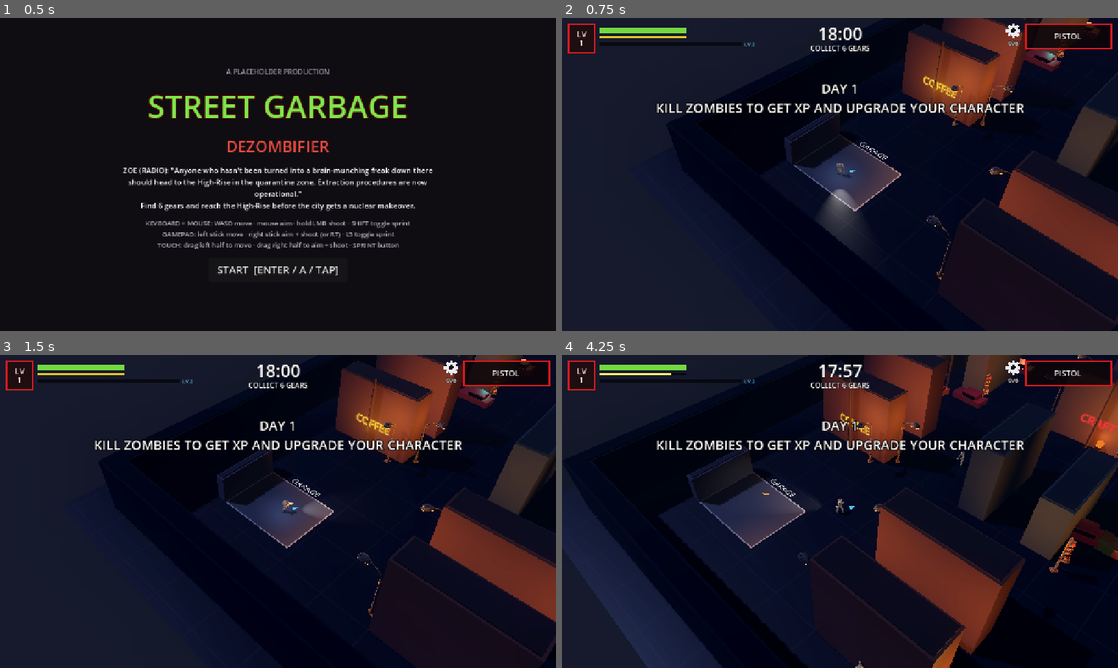
Above: before the commit, frames 1-4 (two rows, left to right).
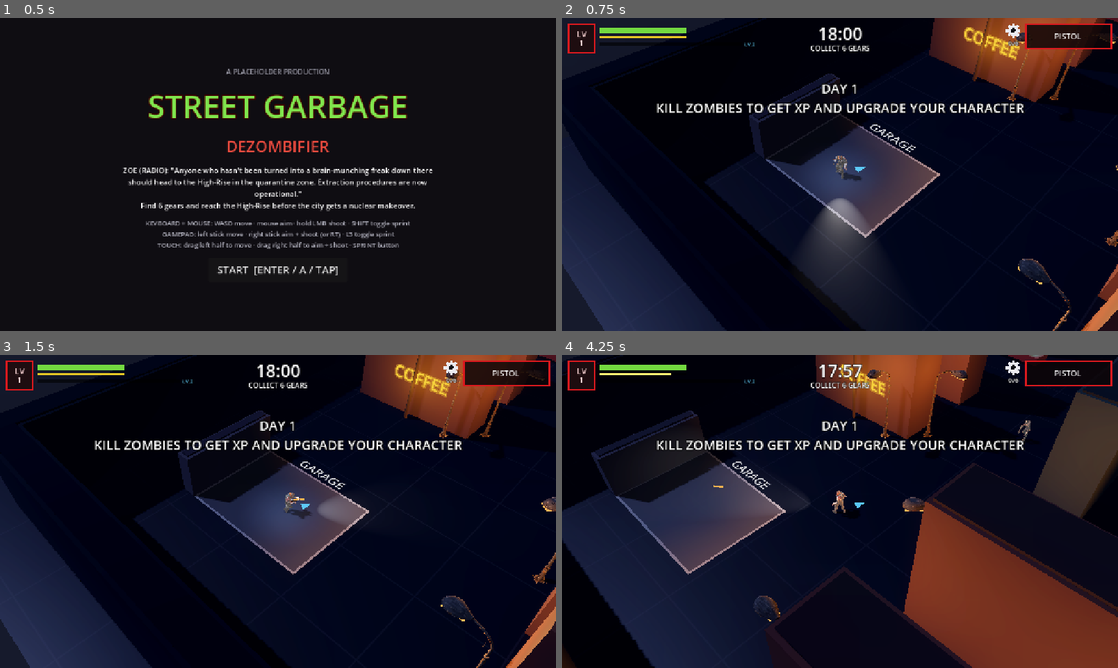
Above: after the commit, the same moments.

Repository: dave-frazzetto/street-garbage-4
Game: Godot game, scene res://core/game_flow.tscn
The game is run twice, just before and just after one commit, with the same random seed, the same clock (stepped at 60 frames per second) and the same inputs.
Inputs (mouse positions are in pixels of both pictures, inside the frame that each line leads up to):
- Up to frame 1 (0.5 s): no input
- Up to frame 2 (0.75 s): click "START [ENTER / A / TAP]" at 0.5 s
- Up to frame 3 (1.5 s): tap Enter (start_game) at 1.25 s; move the mouse to (400, 495) at 1.27 s; hold D (move_right) from 1.28 s (still down); hold R (perk_redraw) from 1.28 s (still down); click (400, 495) at 1.42 s
- Up to frame 4 (4.25 s): release D (move_right) at 2 s; release R (perk_redraw) at 2 s; drag from (728, 527) to (812, 574) at 2.02 s; move the mouse to (895, 442) at 2.77 s; hold D (move_right) 2.78-3.5 s; hold Shift (sprint_toggle) 2.78-3.5 s; drag from (812, 574) to (673, 464) at 3.52 s

Frame 1 is identical in both runs. In frame 2, 37% of the frame differs, in the area x 0-100%, y 0-100%; in frame 3, 37%; in frame 4, 48%.

Commit message:
all good

Diff:
--- a/data/config/director_default.tres
+++ b/data/config/director_default.tres
@@ -1,7 +1,7 @@
-[gd_resource type="Resource" script_class="DirectorConfig" format=3]
+[gd_resource type="Resource" script_class="DirectorConfig" format=3 uid="uid://b8hxorfpwgo5a"]
 
-[ext_resource type="Script" path="res://data/enemies/director_config.gd" id="1_1lrtp"]
-[ext_resource type="Script" path="res://data/enemies/spawn_entry.gd" id="2_y44u2"]
+[ext_resource type="Script" uid="uid://clmtw5tnpnmfj" path="res://data/enemies/director_config.gd" id="1_1lrtp"]
+[ext_resource type="Script" uid="uid://f8ta8cq6d1iw" path="res://data/enemies/spawn_entry.gd" id="2_y44u2"]
 [ext_resource type="Resource" path="res://data/enemies/walker.tres" id="3_b0767"]
 [ext_resource type="Resource" path="res://data/enemies/armoured.tres" id="4_e8652"]
 
--- a/data/perks/pool/auto_shotgun.tres
+++ b/data/perks/pool/auto_shotgun.tres
@@ -1,9 +1,9 @@
-[gd_resource type="Resource" script_class="Perk" format=3]
+[gd_resource type="Resource" script_class="Perk" format=3 uid="uid://dd2n4ishq8pno"]
 
-[ext_resource type="Script" path="res://data/perks/effects/perk_effect.gd" id="1_g13te"]
-[ext_resource type="Script" path="res://data/perks/effects/temp_weapon_effect.gd" id="2_sej15"]
+[ext_resource type="Script" uid="uid://c3d34w28glsf0" path="res://data/perks/effects/perk_effect.gd" id="1_g13te"]
+[ext_resource type="Script" uid="uid://bbibhei378752" path="res://data/perks/effects/temp_weapon_effect.gd" id="2_sej15"]
 [ext_resource type="Resource" path="res://data/weapons/auto_shotgun.tres" id="3_caibl"]
-[ext_resource type="Script" path="res://data/perks/perk.gd" id="4_xpvej"]
+[ext_resource type="Script" uid="uid://c8in12q80v2n0" path="res://data/perks/perk.gd" id="4_xpvej"]
 
 [sub_resource type="Resource" id="Resource_acbk8"]
 script = ExtResource("2_sej15")
--- a/data/perks/pool/blood_money.tres
+++ b/data/perks/pool/blood_money.tres
@@ -1,8 +1,8 @@
-[gd_resource type="Resource" script_class="Perk" format=3]
+[gd_resource type="Resource" script_class="Perk" format=3 uid="uid://hjvtul0yyvcj"]
 
-[ext_resource type="Script" path="res://data/perks/effects/perk_effect.gd" id="1_vx5fv"]
-[ext_resource type="Script" path="res://data/perks/effects/stat_modifier_effect.gd" id="2_w1w7y"]
-[ext_resource type="Script" path="res://data/perks/perk.gd" id="3_ihnk7"]
+[ext_resource type="Script" uid="uid://c3d34w28glsf0" path="res://data/perks/effects/perk_effect.gd" id="1_vx5fv"]
+[ext_resource type="Script" uid="uid://beiwny1wc3g8b" path="res://data/perks/effects/stat_modifier_effect.gd" id="2_w1w7y"]
+[ext_resource type="Script" uid="uid://c8in12q80v2n0" path="res://data/perks/perk.gd" id="3_ihnk7"]
 
 [sub_resource type="Resource" id="Resource_p73is"]
 script = ExtResource("2_w1w7y")
--- a/data/perks/pool/double_sprint.tres
+++ b/data/perks/pool/double_sprint.tres
@@ -1,8 +1,8 @@
-[gd_resource type="Resource" script_class="Perk" format=3]
+[gd_resource type="Resource" script_class="Perk" format=3 uid="uid://e84b1o5xopm5"]
 
-[ext_resource type="Script" path="res://data/perks/effects/perk_effect.gd" id="1_igm2t"]
-[ext_resource type="Script" path="res://data/perks/effects/stat_modifier_effect.gd" id="2_1flc4"]
-[ext_resource type="Script" path="res://data/perks/perk.gd" id="3_j4tt3"]
+[ext_resource type="Script" uid="uid://c3d34w28glsf0" path="res://data/perks/effects/perk_effect.gd" id="1_igm2t"]
+[ext_resource type="Script" uid="uid://beiwny1wc3g8b" path="res://data/perks/effects/stat_modifier_effect.gd" id="2_1flc4"]
+[ext_resource type="Script" uid="uid://c8in12q80v2n0" path="res://data/perks/perk.gd" id="3_j4tt3"]
 
 [sub_resource type="Resource" id="Resource_6n1ow"]
 script = ExtResource("2_1flc4")
--- a/data/perks/pool/explosive_rounds.tres
+++ b/data/perks/pool/explosive_rounds.tres
@@ -1,8 +1,8 @@
-[gd_resource type="Resource" script_class="Perk" format=3]
+[gd_resource type="Resource" script_class="Perk" format=3 uid="uid://cdxuv1kos6rm0"]
 
-[ext_resource type="Script" path="res://data/perks/effects/perk_effect.gd" id="1_1qaiq"]
-[ext_resource type="Script" path="res://data/perks/effects/stat_modifier_effect.gd" id="2_tuow8"]
-[ext_resource type="Script" path="res://data/perks/perk.gd" id="3_3h8h1"]
+[ext_resource type="Script" uid="uid://c3d34w28glsf0" path="res://data/perks/effects/perk_effect.gd" id="1_1qaiq"]
+[ext_resource type="Script" uid="uid://beiwny1wc3g8b" path="res://data/perks/effects/stat_modifier_effect.gd" id="2_tuow8"]
+[ext_resource type="Script" uid="uid://c8in12q80v2n0" path="res://data/perks/perk.gd" id="3_3h8h1"]
 
 [sub_resource type="Resource" id="Resource_kiq1a"]
 script = ExtResource("2_tuow8")
--- a/data/perks/pool/fleet_foot.tres
+++ b/data/perks/pool/fleet_foot.tres
@@ -1,8 +1,8 @@
-[gd_resource type="Resource" script_class="Perk" format=3]
+[gd_resource type="Resource" script_class="Perk" format=3 uid="uid://dfhky36sud5t"]
 
-[ext_resource type="Script" path="res://data/perks/effects/perk_effect.gd" id="1_lfoym"]
-[ext_resource type="Script" path="res://data/perks/effects/stat_modifier_effect.gd" id="2_74f74"]
-[ext_resource type="Script" path="res://data/perks/perk.gd" id="3_u40hj"]
+[ext_resource type="Script" uid="uid://c3d34w28glsf0" path="res://data/perks/effects/perk_effect.gd" id="1_lfoym"]
+[ext_resource type="Script" uid="uid://beiwny1wc3g8b" path="res://data/perks/effects/stat_modifier_effect.gd" id="2_74f74"]
+[ext_resource type="Script" uid="uid://c8in12q80v2n0" path="res://data/perks/perk.gd" id="3_u40hj"]
 
 [sub_resource type="Resource" id="Resource_flru0"]
 script = ExtResource("2_74f74")
--- a/data/perks/pool/gear.tres
+++ b/data/perks/pool/gear.tres
@@ -1,8 +1,8 @@
-[gd_resource type="Resource" script_class="Perk" format=3]
+[gd_resource type="Resource" script_class="Perk" format=3 uid="uid://djootnnbxctjr"]
 
-[ext_resource type="Script" path="res://data/perks/effects/perk_effect.gd" id="1_ibhh4"]
-[ext_resource type="Script" path="res://data/perks/effects/grant_gear_effect.gd" id="2_3uet4"]
-[ext_resource type="Script" path="res://data/perks/perk.gd" id="3_gudjk"]
+[ext_resource type="Script" uid="uid://c3d34w28glsf0" path="res://data/perks/effects/perk_effect.gd" id="1_ibhh4"]
+[ext_resource type="Script" uid="uid://c4ok0cn0cb1if" path="res://data/perks/effects/grant_gear_effect.gd" id="2_3uet4"]
+[ext_resource type="Script" uid="uid://c8in12q80v2n0" path="res://data/perks/perk.gd" id="3_gudjk"]
 
 [sub_resource type="Resource" id="Resource_vbtav"]
 script = ExtResource("2_3uet4")
--- a/data/perks/pool/glass_cannon.tres
+++ b/data/perks/pool/glass_cannon.tres
@@ -1,8 +1,8 @@
-[gd_resource type="Resource" script_class="Perk" format=3]
+[gd_resource type="Resource" script_class="Perk" format=3 uid="uid://cd542putvmrkh"]
 
-[ext_resource type="Script" path="res://data/perks/effects/perk_effect.gd" id="1_6pdd8"]
-[ext_resource type="Script" path="res://data/perks/effects/stat_modifier_effect.gd" id="2_kq6fm"]
-[ext_resource type="Script" path="res://data/perks/perk.gd" id="3_slwhu"]
+[ext_resource type="Script" uid="uid://c3d34w28glsf0" path="res://data/perks/effects/perk_effect.gd" id="1_6pdd8"]
+[ext_resource type="Script" uid="uid://beiwny1wc3g8b" path="res://data/perks/effects/stat_modifier_effect.gd" id="2_kq6fm"]
+[ext_resource type="Script" uid="uid://c8in12q80v2n0" path="res://data/perks/perk.gd" id="3_slwhu"]
 
 [sub_resource type="Resource" id="Resource_84jml"]
 script = ExtResource("2_kq6fm")
--- a/data/perks/pool/health_gains.tres
+++ b/data/perks/pool/health_gains.tres
@@ -1,8 +1,8 @@
-[gd_resource type="Resource" script_class="Perk" format=3]
+[gd_resource type="Resource" script_class="Perk" format=3 uid="uid://dp68qug0xd6fj"]
 
-[ext_resource type="Script" path="res://data/perks/effects/perk_effect.gd" id="1_jol24"]
-[ext_resource type="Script" path="res://data/perks/effects/stat_modifier_effect.gd" id="2_t1lji"]
-[ext_resource type="Script" path="res://data/perks/perk.gd" id="3_th0fv"]
+[ext_resource type="Script" uid="uid://c3d34w28glsf0" path="res://data/perks/effects/perk_effect.gd" id="1_jol24"]
+[ext_resource type="Script" uid="uid://beiwny1wc3g8b" path="res://data/perks/effects/stat_modifier_effect.gd" id="2_t1lji"]
+[ext_resource type="Script" uid="uid://c8in12q80v2n0" path="res://data/perks/perk.gd" id="3_th0fv"]
 
 [sub_resource type="Resource" id="Resource_g4754"]
 script = ExtResource("2_t1lji")
--- a/data/perks/pool/heavy_machine_gun.tres
+++ b/data/perks/pool/heavy_machine_gun.tres
@@ -1,9 +1,9 @@
-[gd_resource type="Resource" script_class="Perk" format=3]
+[gd_resource type="Resource" script_class="Perk" format=3 uid="uid://b1g3nocss42x"]
 
-[ext_resource type="Script" path="res://data/perks/effects/perk_effect.gd" id="1_nmddw"]
-[ext_resource type="Script" path="res://data/perks/effects/temp_weapon_effect.gd" id="2_mq26u"]
+[ext_resource type="Script" uid="uid://c3d34w28glsf0" path="res://data/perks/effects/perk_effect.gd" id="1_nmddw"]
+[ext_resource type="Script" uid="uid://bbibhei378752" path="res://data/perks/effects/temp_weapon_effect.gd" id="2_mq26u"]
 [ext_resource type="Resource" path="res://data/weapons/heavy_machine_gun.tres" id="3_m0b0y"]
-[ext_resource type="Script" path="res://data/perks/perk.gd" id="4_70jlq"]
+[ext_resource type="Script" uid="uid://c8in12q80v2n0" path="res://data/perks/perk.gd" id="4_70jlq"]
 
 [sub_resource type="Resource" id="Resource_4auiv"]
 script = ExtResource("2_mq26u")
--- a/data/perks/pool/hollow_points.tres
+++ b/data/perks/pool/hollow_points.tres
@@ -1,8 +1,8 @@
-[gd_resource type="Resource" script_class="Perk" format=3]
+[gd_resource type="Resource" script_class="Perk" format=3 uid="uid://dqtjpxcg40681"]
 
-[ext_resource type="Script" path="res://data/perks/effects/perk_effect.gd" id="1_bxyro"]
-[ext_resource type="Script" path="res://data/perks/effects/stat_modifier_effect.gd" id="2_l34ao"]
-[ext_resource type="Script" path="res://data/perks/perk.gd" id="3_ce72v"]
+[ext_resource type="Script" uid="uid://c3d34w28glsf0" path="res://data/perks/effects/perk_effect.gd" id="1_bxyro"]
+[ext_resource type="Script" uid="uid://beiwny1wc3g8b" path="res://data/perks/effects/stat_modifier_effect.gd" id="2_l34ao"]
+[ext_resource type="Script" uid="uid://c8in12q80v2n0" path="res://data/perks/perk.gd" id="3_ce72v"]
 
 [sub_resource type="Resource" id="Resource_ww7g5"]
 script = ExtResource("2_l34ao")
--- a/data/perks/pool/long_barrel.tres
+++ b/data/perks/pool/long_barrel.tres
@@ -1,8 +1,8 @@
-[gd_resource type="Resource" script_class="Perk" format=3]
+[gd_resource type="Resource" script_class="Perk" format=3 uid="uid://u6is5uuqd7vr"]
 
-[ext_resource type="Script" path="res://data/perks/effects/perk_effect.gd" id="1_8ff2t"]
-[ext_resource type="Script" path="res://data/perks/effects/stat_modifier_effect.gd" id="2_1en8j"]
-[ext_resource type="Script" path="res://data/perks/perk.gd" id="3_wgc1h"]
+[ext_resource type="Script" uid="uid://c3d34w28glsf0" path="res://data/perks/effects/perk_effect.gd" id="1_8ff2t"]
+[ext_resource type="Script" uid="uid://beiwny1wc3g8b" path="res://data/perks/effects/stat_modifier_effect.gd" id="2_1en8j"]
+[ext_resource type="Script" uid="uid://c8in12q80v2n0" path="res://data/perks/perk.gd" id="3_wgc1h"]
 
 [sub_resource type="Resource" id="Resource_f7nu1"]
 script = ExtResource("2_1en8j")
--- a/data/perks/pool/magnet.tres
+++ b/data/perks/pool/magnet.tres
@@ -1,8 +1,8 @@
-[gd_resource type="Resource" script_class="Perk" format=3]
+[gd_resource type="Resource" script_class="Perk" format=3 uid="uid://ciml76hwgddty"]
 
-[ext_resource type="Script" path="res://data/perks/effects/perk_effect.gd" id="1_a1mk7"]
-[ext_resource type="Script" path="res://data/perks/effects/stat_modifier_effect.gd" id="2_0fnlf"]
-[ext_resource type="Script" path="res://data/perks/perk.gd" id="3_yobdb"]
+[ext_resource type="Script" uid="uid://c3d34w28glsf0" path="res://data/perks/effects/perk_effect.gd" id="1_a1mk7"]
+[ext_resource type="Script" uid="uid://beiwny1wc3g8b" path="res://data/perks/effects/stat_modifier_effect.gd" id="2_0fnlf"]
+[ext_resource type="Script" uid="uid://c8in12q80v2n0" path="res://data/perks/perk.gd" id="3_yobdb"]
 
 [sub_resource type="Resource" id="Resource_adm5b"]
 script = ExtResource("2_0fnlf")
--- a/data/perks/pool/micro_smg.tres
+++ b/data/perks/pool/micro_smg.tres
@@ -1,9 +1,9 @@
-[gd_resource type="Resource" script_class="Perk" format=3]
+[gd_resource type="Resource" script_class="Perk" format=3 uid="uid://dq5ejrwvb7qyo"]
 
-[ext_resource type="Script" path="res://data/perks/effects/perk_effect.gd" id="1_gwdfg"]
-[ext_resource type="Script" path="res://data/perks/effects/temp_weapon_effect.gd" id="2_6lua7"]
+[ext_resource type="Script" uid="uid://c3d34w28glsf0" path="res://data/perks/effects/perk_effect.gd" id="1_gwdfg"]
+[ext_resource type="Script" uid="uid://bbibhei378752" path="res://data/perks/effects/temp_weapon_effect.gd" id="2_6lua7"]
 [ext_resource type="Resource" path="res://data/weapons/micro_smg.tres" id="3_sr7oa"]
-[ext_resource type="Script" path="res://data/perks/perk.gd" id="4_shevb"]
+[ext_resource type="Script" uid="uid://c8in12q80v2n0" path="res://data/perks/perk.gd" id="4_shevb"]
 
 [sub_resource type="Resource" id="Resource_02k6v"]
 script = ExtResource("2_6lua7")
--- a/data/perks/pool/regeneration.tres
+++ b/data/perks/pool/regeneration.tres
@@ -1,8 +1,8 @@
-[gd_resource type="Resource" script_class="Perk" format=3]
+[gd_resource type="Resource" script_class="Perk" format=3 uid="uid://c0uigw1nxyus"]
 
-[ext_resource type="Script" path="res://data/perks/effects/perk_effect.gd" id="1_pgnid"]
-[ext_resource type="Script" path="res://data/perks/effects/stat_modifier_effect.gd" id="2_qk86y"]
-[ext_resource type="Script" path="res://data/perks/perk.gd" id="3_hw8gt"]
+[ext_resource type="Script" uid="uid://c3d34w28glsf0" path="res://data/perks/effects/perk_effect.gd" id="1_pgnid"]
+[ext_resource type="Script" uid="uid://beiwny1wc3g8b" path="res://data/perks/effects/stat_modifier_effect.gd" id="2_qk86y"]
+[ext_resource type="Script" uid="uid://c8in12q80v2n0" path="res://data/perks/perk.gd" id="3_hw8gt"]
 
 [sub_resource type="Resource" id="Resource_olcty"]
 script = ExtResource("2_qk86y")
--- a/data/perks/pool/ricochet_rounds.tres
+++ b/data/perks/pool/ricochet_rounds.tres
@@ -1,8 +1,8 @@
-[gd_resource type="Resource" script_class="Perk" format=3]
+[gd_resource type="Resource" script_class="Perk" format=3 uid="uid://b8xr5upvdlcb7"]
 
-[ext_resource type="Script" path="res://data/perks/effects/perk_effect.gd" id="1_cyaqo"]
-[ext_resource type="Script" path="res://data/perks/effects/stat_modifier_effect.gd" id="2_skwn3"]
-[ext_resource type="Script" path="res://data/perks/perk.gd" id="3_eq27d"]
+[ext_resource type="Script" uid="uid://c3d34w28glsf0" path="res://data/perks/effects/perk_effect.gd" id="1_cyaqo"]
+[ext_resource type="Script" uid="uid://beiwny1wc3g8b" path="res://data/perks/effects/stat_modifier_effect.gd" id="2_skwn3"]
+[ext_resource type="Script" uid="uid://c8in12q80v2n0" path="res://data/perks/perk.gd" id="3_eq27d"]
 
 [sub_resource type="Resource" id="Resource_cij7e"]
 script = ExtResource("2_skwn3")
--- a/data/perks/pool/scavenger.tres
+++ b/data/perks/pool/scavenger.tres
@@ -1,8 +1,8 @@
-[gd_resource type="Resource" script_class="Perk" format=3]
+[gd_resource type="Resource" script_class="Perk" format=3 uid="uid://i762cmds7y8l"]
 
-[ext_resource type="Script" path="res://data/perks/effects/perk_effect.gd" id="1_qamvo"]
-[ext_resource type="Script" path="res://data/perks/effects/stat_modifier_effect.gd" id="2_bsnus"]
-[ext_resource type="Script" path="res://data/perks/perk.gd" id="3_a030j"]
+[ext_resource type="Script" uid="uid://c3d34w28glsf0" path="res://data/perks/effects/perk_effect.gd" id="1_qamvo"]
+[ext_resource type="Script" uid="uid://beiwny1wc3g8b" path="res://data/perks/effects/stat_modifier_effect.gd" id="2_bsnus"]
+[ext_resource type="Script" uid="uid://c8in12q80v2n0" path="res://data/perks/perk.gd" id="3_a030j"]
 
 [sub_resource type="Resource" id="Resource_aotcc"]
 script = ExtResource("2_bsnus")
--- a/data/perks/pool/thick_skin.tres
+++ b/data/perks/pool/thick_skin.tres
@@ -1,8 +1,8 @@
-[gd_resource type="Resource" script_class="Perk" format=3]
+[gd_resource type="Resource" script_class="Perk" format=3 uid="uid://qsg5bl1e0tvx"]
 
-[ext_resource type="Script" path="res://data/perks/effects/perk_effect.gd" id="1_rc3oy"]
-[ext_resource type="Script" path="res://data/perks/effects/stat_modifier_effect.gd" id="2_ipa1p"]
-[ext_resource type="Script" path="res://data/perks/perk.gd" id="3_707e3"]
+[ext_resource type="Script" uid="uid://c3d34w28glsf0" path="res://data/perks/effects/perk_effect.gd" id="1_rc3oy"]
+[ext_resource type="Script" uid="uid://beiwny1wc3g8b" path="res://data/perks/effects/stat_modifier_effect.gd" id="2_ipa1p"]
+[ext_resource type="Script" uid="uid://c8in12q80v2n0" path="res://data/perks/perk.gd" id="3_707e3"]
 
 [sub_resource type="Resource" id="Resource_7bkhl"]
 script = ExtResource("2_ipa1p")
--- a/data/perks/pool/trigger_happy.tres
+++ b/data/perks/pool/trigger_happy.tres
@@ -1,8 +1,8 @@
-[gd_resource type="Resource" script_class="Perk" format=3]
+[gd_resource type="Resource" script_class="Perk" format=3 uid="uid://clgwdtvg5nh5h"]
 
-[ext_resource type="Script" path="res://data/perks/effects/perk_effect.gd" id="1_x4s8v"]
-[ext_resource type="Script" path="res://data/perks/effects/stat_modifier_effect.gd" id="2_0ew7o"]
-[ext_resource type="Script" path="res://data/perks/perk.gd" id="3_meyvk"]
+[ext_resource type="Script" uid="uid://c3d34w28glsf0" path="res://data/perks/effects/perk_effect.gd" id="1_x4s8v"]
+[ext_resource type="Script" uid="uid://beiwny1wc3g8b" path="res://data/perks/effects/stat_modifier_effect.gd" id="2_0ew7o"]
+[ext_resource type="Script" uid="uid://c8in12q80v2n0" path="res://data/perks/perk.gd" id="3_meyvk"]
 
 [sub_resource type="Resource" id="Resource_bi386"]
 script = ExtResource("2_0ew7o")
--- a/data/perks/pool/twin_barrel.tres
+++ b/data/perks/pool/twin_barrel.tres
@@ -1,8 +1,8 @@
-[gd_resource type="Resource" script_class="Perk" format=3]
+[gd_resource type="Resource" script_class="Perk" format=3 uid="uid://lx4iqwe6y3wx"]
 
-[ext_resource type="Script" path="res://data/perks/effects/perk_effect.gd" id="1_u8j82"]
-[ext_resource type="Script" path="res://data/perks/effects/stat_modifier_effect.gd" id="2_lxd80"]
-[ext_resource type="Script" path="res://data/perks/perk.gd" id="3_ln7i1"]
+[ext_resource type="Script" uid="uid://c3d34w28glsf0" path="res://data/perks/effects/perk_effect.gd" id="1_u8j82"]
+[ext_resource type="Script" uid="uid://beiwny1wc3g8b" path="res://data/perks/effects/stat_modifier_effect.gd" id="2_lxd80"]
+[ext_resource type="Script" uid="uid://c8in12q80v2n0" path="res://data/perks/perk.gd" id="3_ln7i1"]
 
 [sub_resource type="Resource" id="Resource_8lba7"]
 script = ExtResource("2_lxd80")
--- a/data/perks/pool/vampire.tres
+++ b/data/perks/pool/vampire.tres
@@ -1,9 +1,9 @@
-[gd_resource type="Resource" script_class="Perk" format=3]
+[gd_resource type="Resource" script_class="Perk" format=3 uid="uid://bfhikgt0ya0bf"]
 
-[ext_resource type="Script" path="res://data/perks/effects/perk_effect.gd" id="1_i8fhl"]
-[ext_resource type="Script" path="res://data/perks/effects/stat_modifier_effect.gd" id="2_umx14"]
-[ext_resource type="Script" path="res://data/perks/effects/flag_effect.gd" id="3_8815w"]
-[ext_resource type="Script" path="res://data/perks/perk.gd" id="4_0ieim"]
+[ext_resource type="Script" uid="uid://c3d34w28glsf0" path="res://data/perks/effects/perk_effect.gd" id="1_i8fhl"]
+[ext_resource type="Script" uid="uid://beiwny1wc3g8b" path="res://data/perks/effects/stat_modifier_effect.gd" id="2_umx14"]
+[ext_resource type="Script" uid="uid://crquhb664tmrm" path="res://data/perks/effects/flag_effect.gd" id="3_8815w"]
+[ext_resource type="Script" uid="uid://c8in12q80v2n0" path="res://data/perks/perk.gd" id="4_0ieim"]
 
 [sub_resource type="Resource" id="Resource_nwu56"]
 script = ExtResource("2_umx14")
--- a/project.godot
+++ b/project.godot
@@ -112,10 +112,10 @@
 
 2d_physics/layer_1="world"
 2d_physics/layer_2="player"
+3d_physics/layer_2="player"
 2d_physics/layer_3="zombies"
+3d_physics/layer_3="zombies"
 d_physics/layer_1="world"
-3d_physics/layer_2="player"
-3d_physics/layer_3="zombies"
 
 [rendering]
 
--- a/world/camera/iso_camera.tscn
+++ b/world/camera/iso_camera.tscn
@@ -1,14 +1,16 @@
-[gd_scene format=3]
+[gd_scene format=3 uid="uid://dehu8v5n1cbe5"]
 
-[ext_resource type="Script" path="res://world/camera/iso_camera.gd" id="1_cam"]
+[ext_resource type="Script" uid="uid://cffrbqg8m61po" path="res://world/camera/iso_camera.gd" id="1_cam"]
 
-[node name="IsoCamera" type="Node3D"]
+[node name="IsoCamera" type="Node3D" unique_id=1468741411]
+transform = Transform3D(0.70710677, -0.49999997, 0.49999997, 0, 0.70710677, 0.70710677, -0.70710677, -0.49999997, 0.49999997, 0, 0, 0)
 script = ExtResource("1_cam")
+distance = 27.27
 
-[node name="Camera3D" type="Camera3D" parent="."]
-transform = Transform3D(1, 0, 0, 0, 1, 0, 0, 0, 1, 0, 0, 44)
+[node name="Camera3D" type="Camera3D" parent="." unique_id=1030454692]
+transform = Transform3D(1, 0, 0, 0, 1, 0, 0, 0, 1, 0, 0, 27.27)
 current = true
 fov = 40.0
 size = 24.0
 near = 0.5
-far = 132.0
+far = 81.81
